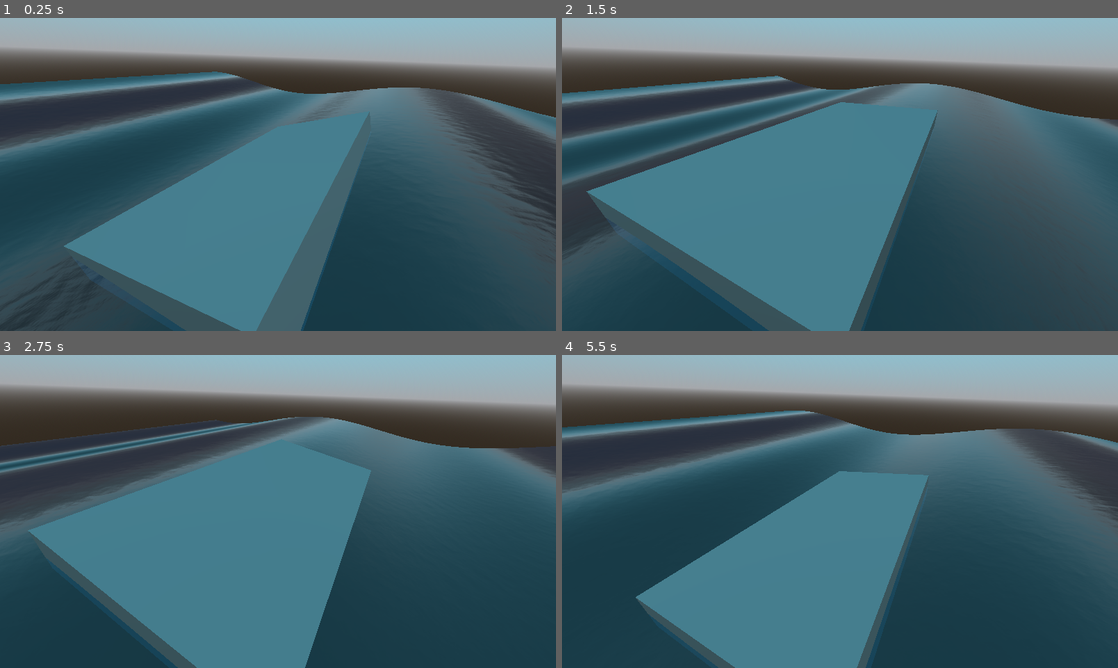
Above: before the commit, frames 1-4 (two rows, left to right).
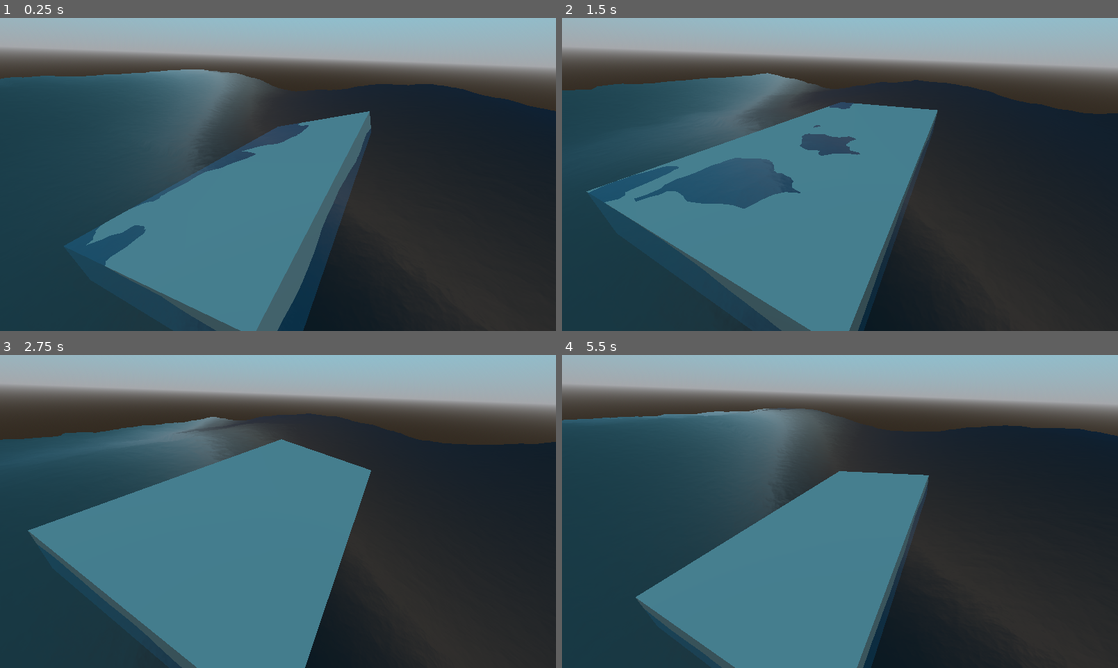
Above: after the commit, the same moments.

Repository: MartinDelille/nautilus
Game: Godot game, scene res://map.tscn
The game is run twice, just before and just after one commit, with the same random seed, the same clock (stepped at 60 frames per second) and the same inputs.
Inputs:
- Up to frame 1 (0.25 s): no input
- Up to frame 2 (1.5 s): no input
- Up to frame 3 (2.75 s): no input
- Up to frame 4 (5.5 s): no input

The runs differ from the first frame. In frame 1, 43% of the frame differs, in the area x 0-100%, y 16-100%; in frame 2, 42%; in frame 3, 37%; in frame 4, 40%.

Commit message:
Add default values to water.gdshader

Diff:
--- a/water.gdshader
+++ b/water.gdshader
@@ -1,23 +1,24 @@
 shader_type spatial;
 
-uniform vec3 albedo : source_color;
-uniform vec3 albedo2 : source_color;
+uniform vec3 albedo1 : source_color = vec3(0., 0.321569, 0.431373);
+uniform vec3 albedo2 : source_color = vec3(0., 0.47451, 0.764706);
 uniform float metallic : hint_range(0.0, 1.0) = 0;
 uniform float roughness : hint_range(0.0, 1.0) = 0.02;
+uniform float fresnel_amount : hint_range(0.0, 20.0) = 5.0;
 uniform sampler2D wave;
-uniform sampler2D texture_normal;
+uniform sampler2D texture_normal1;
 uniform sampler2D texture_normal2;
-uniform vec2 wave_direction = vec2(2.0, 0.0);
+uniform vec2 wave_direction1 = vec2(2.0, 0.0);
 uniform vec2 wave_direction2 = vec2(0.0, 1.0);
 uniform float time_scale : hint_range(0.0, 0.2, 0.005) = 0.025;
 uniform float noise_scale = 10;
 uniform float height_scale = 0.15;
-uniform vec4 color_deep : source_color;
-uniform vec4 color_shallow : source_color;
+uniform vec4 color_deep : source_color = vec4(0.105882, 0.294118, 0.329412, 1.);
+uniform vec4 color_shallow : source_color = vec4(0, 0.552941, 0.65098, 1);
 uniform float beers_law = 2.0;
 uniform float depth_offset = -0.75;
 uniform float wave_time = 0.0;
-uniform float wave_amplitude : hint_range(0.0, 1.0) = 0.2;
+uniform float wave_amplitude : hint_range(0.0, 10.0) = 0.2;
 uniform float wave_frequency : hint_range(0.0, 10.0) = 1.0;
 uniform float wave_speed : hint_range(0.0, 10.0) = 1.0;
 uniform float wave_angle = 0.0;
@@ -36,16 +37,15 @@
 void vertex() {
 	world_pos = (MODEL_MATRIX * vec4(VERTEX, 1.0)).xyz;
 	height = texture(wave, world_pos.xz / noise_scale + TIME * time_scale).r;
-	height = 4. * cos(TIME * 1. + world_pos.x);
 	VERTEX.y += height * height_scale;
 
-	vec2 wave_direction3 = vec2(cos(wave_angle), sin(wave_angle));
-	vec2 pos = VERTEX.xz * wave_direction3;
-	VERTEX.y = sin(dot(pos, wave_direction3) * wave_frequency +
-				   wave_time * wave_speed) *
-			   wave_amplitude;
+	vec2 wave_direction = vec2(cos(wave_angle), sin(wave_angle));
+	vec2 pos = VERTEX.xz;
+	VERTEX.y += sin(dot(pos, wave_direction) * wave_frequency +
+					wave_time * wave_speed) *
+				wave_amplitude;
 
-	// Compute partial derivatives
+	// Calculate partial derivatives
 	float dx = wave_amplitude * wave_frequency *
 			   cos(dot(pos, wave_direction) * wave_frequency +
 				   wave_time * wave_speed) *
@@ -56,8 +56,7 @@
 			   wave_direction.y;
 
 	// Compute the normal
-	vec3 normal = normalize(vec3(-dx, 1.0, -dz));
-	NORMAL = normal;
+	NORMAL = normalize(vec3(-dx, 1.0, -dz));
 }
 
 void fragment() {
@@ -76,14 +75,14 @@
 	vec3 color = mix(screen_color * depth_color, depth_color * 0.25,
 					 depth_blend_power * 0.5);
 
-	vec2 time = (TIME * wave_direction) * time_scale;
+	vec2 time1 = (TIME * wave_direction1) * time_scale;
 	vec2 time2 = (TIME * wave_direction2) * time_scale;
 	vec3 normal_blend =
-		mix(texture(texture_normal, world_pos.xz + time).rgb,
+		mix(texture(texture_normal1, world_pos.xz + time1).rgb,
 			texture(texture_normal2, world_pos.xz + time2).rgb, 0.5);
 
-	float fresnel = fresnel(5.0, NORMAL, VIEW);
-	vec3 surface_color = mix(albedo, albedo2, fresnel);
+	float fresnel = fresnel(fresnel_amount, NORMAL, VIEW);
+	vec3 surface_color = mix(albedo1, albedo2, fresnel);
 
 	ALBEDO = mix(surface_color, color, 0.75);
 	METALLIC = metallic;
--- a/water_plane.tscn
+++ b/water_plane.tscn
@@ -20,6 +20,7 @@
 shader = ExtResource("1_eglkr")
 shader_parameter/albedo = Color(0, 0.321569, 0.431373, 1)
 shader_parameter/albedo2 = Color(0, 0.47451, 0.764706, 1)
+shader_parameter/fresnel_amount = 5.
 shader_parameter/metallic = 0.0
 shader_parameter/roughness = 0.02
 shader_parameter/wave_direction = Vector2(2, 0)
